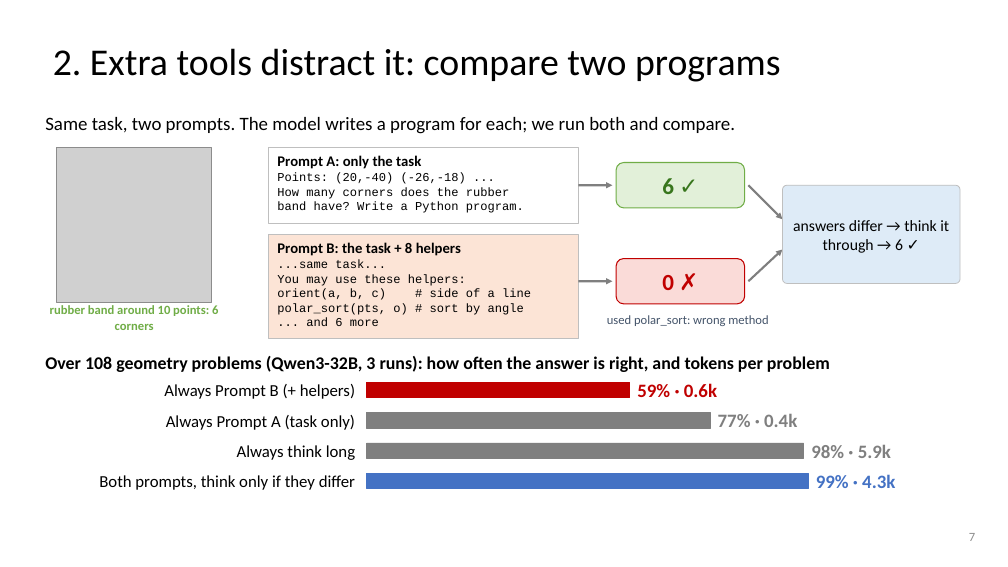
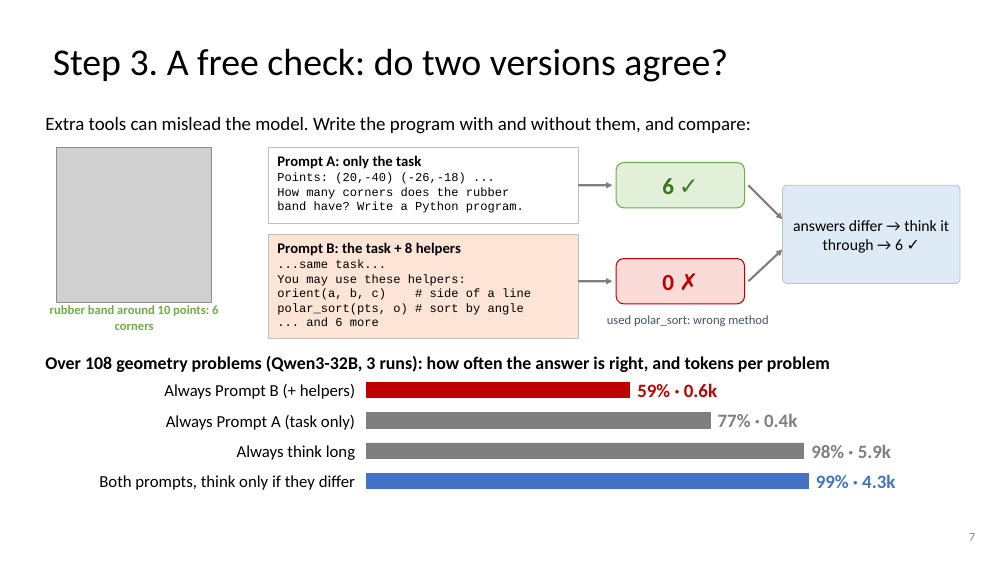
Before and after one commit to dlwns147/CSED490E_Project_Team5, a slide deck: slide 7 of PROPOSAL_slides.pptx. Drawn at 1008x567 pixels with LibreOffice and Linux fonts; fonts in the diff are those of the drawing; grey boxes stand for pictures. Boxes give left, top, right and bottom in pixels: in the first picture for what was removed or moved away, otherwise in the second. Text is boxed around its words. In the diff, an @@ line names an element or a change of style, - is before the commit and + after.

```diff
--- a/PROPOSAL_slides.pptx
+++ b/PROPOSAL_slides.pptx
@@ title at [53, 48, 728, 82]: text changed @@
-2. Extra tools distract it: compare two programs
+Step 3. A free check: do two versions agree?
@@ text at [45, 117, 751, 134]: text changed @@
-Same task, two prompts. The model writes a program for each; we run both and compare.
+Extra tools can mislead the model. Write the program with and without them, and compare:
```
Also in this commit, not shown: 5 other slides changed, 5 slides added, 4 slides removed, 16 other files.
